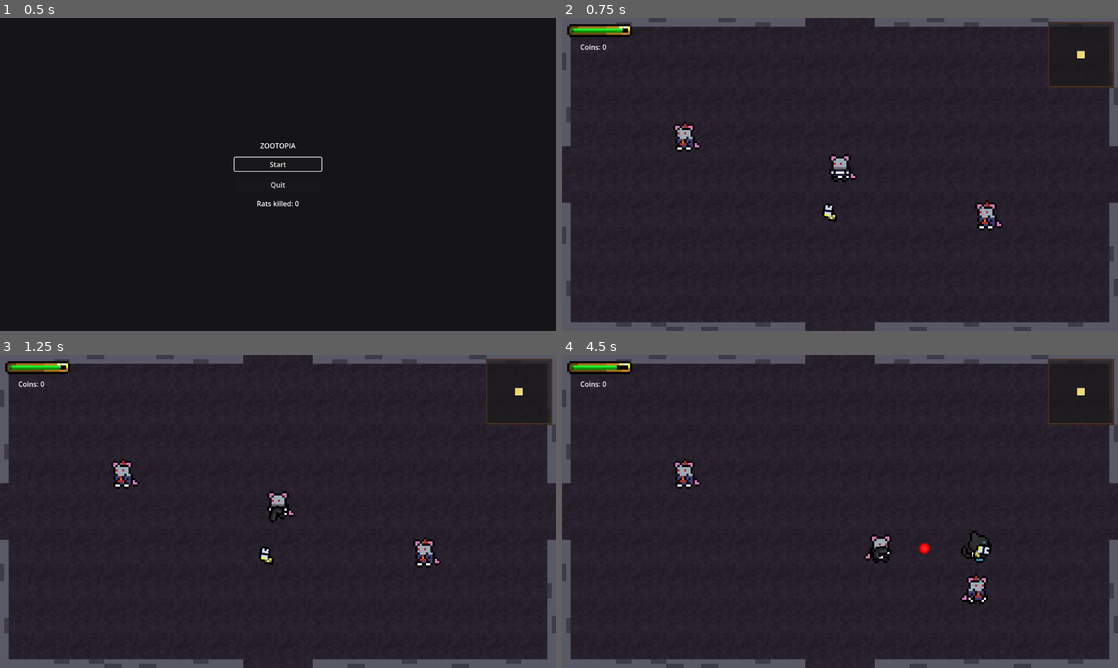
Above: before the commit, frames 1-4 (two rows, left to right).
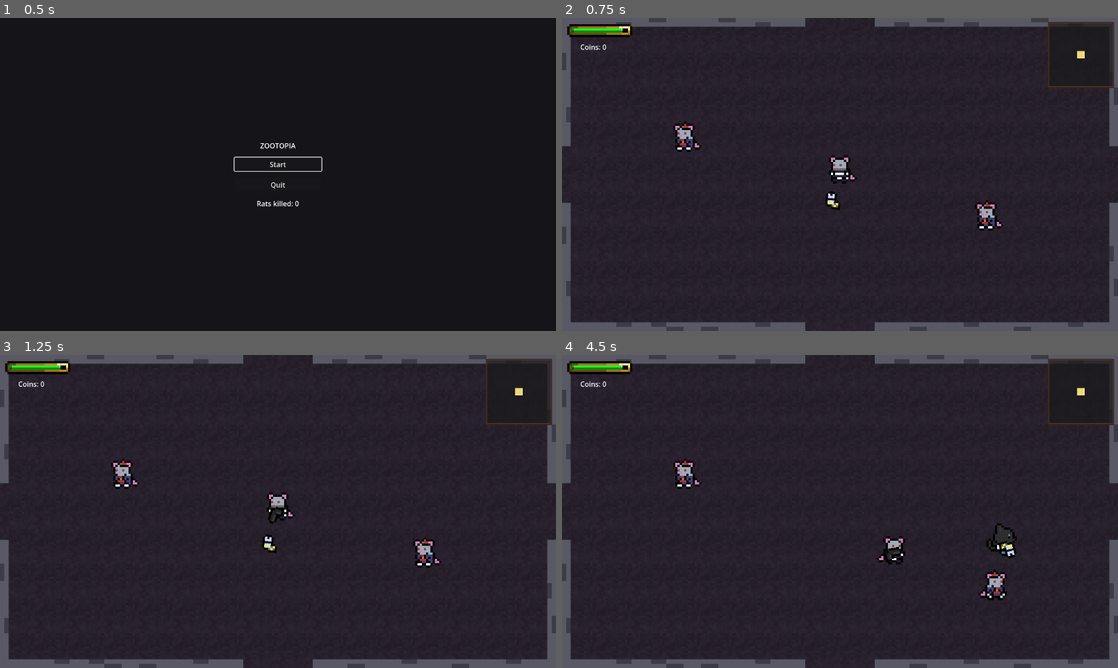
Above: after the commit, the same moments.

Repository: s4hlo/movie-jam
Game: Godot game, scene res://scenes/main_menu.tscn
The game is run twice, just before and just after one commit, with the same random seed, the same clock (stepped at 60 frames per second) and the same inputs. Sound files missing from this copy of the repository are replaced by a short silence.
Inputs (mouse positions are in pixels of both pictures, inside the frame that each line leads up to):
- Up to frame 1 (0.5 s): no input
- Up to frame 2 (0.75 s): click "Start" at 0.5 s
- Up to frame 3 (1.25 s): no input
- Up to frame 4 (4.5 s): move the mouse to (962, 495) at 1.27 s; hold D (move_right) 1.28-2.03 s; tap E (interact) at 1.35, 2.85, 4.35 s; move the mouse to (728, 527) at 2.02 s; hold S (move_down) 2.03-2.78 s; click (728, 527) at 2.1 s; move the mouse to (895, 442) at 2.77 s; hold D (move_right) 2.78-3.53 s; move the mouse to (812, 574) at 3.52 s; hold W (move_up) 3.53-4.28 s; click (812, 574) at 3.6 s; move the mouse to (1006, 558) at 4.27 s; hold A (move_left) from 4.28 s (still down)

Frame 1 is identical in both runs. In frame 2, 0.4% of the frame differs, in the area x 46-54%, y 43-66%; in frame 3, 0.3%; in frame 4, 1.5%, in the area x 9-82%, y 3-80%.

Commit message:
mudei o tamanho da hitbox do player

Diff:
--- a/scenes/player.tscn
+++ b/scenes/player.tscn
@@ -77,7 +77,7 @@
 }
 
 [sub_resource type="CircleShape2D" id="CircleShape2D_1"]
-radius = 35.8
+radius = 23.0
 
 [node name="Player" type="CharacterBody2D" unique_id=1539784073 groups=["player"]]
 script = ExtResource("1")
@@ -96,6 +96,7 @@
 position = Vector2(0, 20)
 
 [node name="CollisionShape" type="CollisionShape2D" parent="." unique_id=419966282]
+position = Vector2(-2, 16)
 shape = SubResource("CircleShape2D_1")
 
 [node name="AudioListener2D" type="AudioListener2D" parent="." unique_id=969282908]
